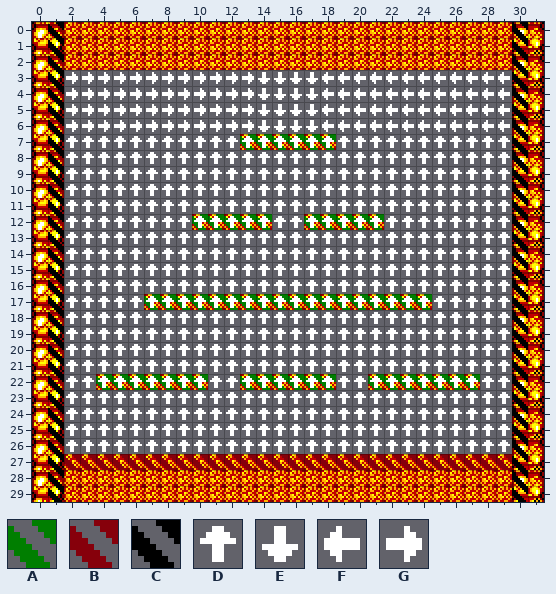
Two states of a Tiled map, BubbleBobble/TiledData/Levels/Lvl2.tmx. Above is the file before it was changed.
Cells are 8x8 px. Shown: x 0..31, y 0..29.
Key: from "Collisions": A 0, B 1, C 2; from "Directions": D 0, E 1, F 2, G 3.
_ is an empty cell.
Layers that did not change in this view are not listed.
Layer "CollisionLayer" before, first column x 0:
 0 _C____________________________C_
 1 _C____________________________C_
 2 _C____________________________C_
 3 _C____________________________C_
 4 _C____________________________C_
 5 _C____________________________C_
 6 _C____________________________C_
 7 _C___________AAAAAA___________C_
 8 _C____________________________C_
 9 _C____________________________C_
10 _C____________________________C_
11 _C____________________________C_
12 _C________AAAAA__AAAAA________C_
13 _C____________________________C_
14 _C____________________________C_
15 _C____________________________C_
16 _C____________________________C_
17 _C_____AAAAAAAAAAAAAAAAAA_____C_
18 _C____________________________C_
19 _C____________________________C_
20 _C____________________________C_
21 _C____________________________C_
22 _C__AAAAAAA__AAAAAA__AAAAAAA__C_
23 _C____________________________C_
24 _C____________________________C_
25 _C____________________________C_
26 _C____________________________C_
27 _CBBBBBBBBBBBBBBBBBBBBBBBBBBBBC_
28 _C____________________________C_
29 _C____________________________C_
Layer "DirectionalLayer" before, first column x 0:
 0 ________________________________
 1 ________________________________
 2 ________________________________
 3 __GGGGGGGGGGGGEEEEFFFFFFFFFFFF__
 4 __GGGGGGGGGGGGEEEEFFFFFFFFFFFF__
 5 __GGGGGGGGGGGGEEEEFFFFFFFFFFFF__
 6 __GGGGGGGGGGGGEEEEFFFFFFFFFFFF__
 7 __DDDDDDDDDDDDDDDDDDDDDDDDDDDD__
 8 __DDDDDDDDDDDDDDDDDDDDDDDDDDDD__
 9 __DDDDDDDDDDDDDDDDDDDDDDDDDDDD__
10 __DDDDDDDDDDDDDDDDDDDDDDDDDDDD__
11 __DDDDDDDDDDDDDDDDDDDDDDDDDDDD__
12 __DDDDDDDDDDDDDDDDDDDDDDDDDDDD__
13 __DDDDDDDDDDDDDDDDDDDDDDDDDDDD__
14 __DDDDDDDDDDDDDDDDDDDDDDDDDDDD__
15 __DDDDDDDDDDDDDDDDDDDDDDDDDDDD__
16 __DDDDDDDDDDDDDDDDDDDDDDDDDDDD__
17 __DDDDDDDDDDDDDDDDDDDDDDDDDDDD__
18 __DDDDDDDDDDDDDDDDDDDDDDDDDDDD__
19 __DDDDDDDDDDDDDDDDDDDDDDDDDDDD__
20 __DDDDDDDDDDDDDDDDDDDDDDDDDDDD__
21 __DDDDDDDDDDDDDDDDDDDDDDDDDDDD__
22 __DDDDDDDDDDDDDDDDDDDDDDDDDDDD__
23 __DDDDDDDDDDDDDDDDDDDDDDDDDDDD__
24 __DDDDDDDDDDDDDDDDDDDDDDDDDDDD__
25 __DDDDDDDDDDDDDDDDDDDDDDDDDDDD__
26 __DDDDDDDDDDDDDDDDDDDDDDDDDDDD__
27 ________________________________
28 ________________________________
29 ________________________________
After:
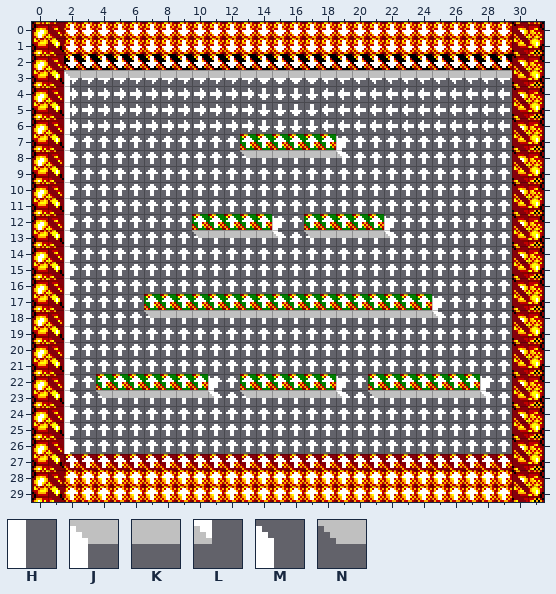
Further tiles: from "MapShadowsTileSet": H 0, J 1, K 2, L 3, M 4, N 5.
Tiles of an added or newly shown layer are drawn over the layers below it.
The exact change:
Changed rows in their new state; . is an unchanged cell.
Layer "CollisionLayer":
first column x 1:
 0 B............................B
 1 B............................B
 2 BCCCCCCCCCCCCCCCCCCCCCCCCCCCCB
 3 B............................B
 4 B............................B
 5 B............................B
 6 B............................B
 7 B............................B
 8 B............................B
 9 B............................B
10 B............................B
11 B............................B
12 B............................B
13 B............................B
14 B............................B
15 B............................B
16 B............................B
17 B............................B
18 B............................B
19 B............................B
20 B............................B
21 B............................B
22 B............................B
23 B............................B
24 B............................B
25 B............................B
26 B............................B
27 B............................B
28 B............................B
29 B............................B
Layer "DirectionalLayer":
first column x 2:
 0 EEEEEEEEEEEEEEEEEEEEEEEEEEEE
 1 EEEEEEEEEEEEEEEEEEEEEEEEEEEE
 2 EEEEEEEEEEEEEEEEEEEEEEEEEEEE
first column x 2:
27 DDDDDDDDDDDDDDDDDDDDDDDDDDDD
28 DDDDDDDDDDDDDDDDDDDDDDDDDDDD
29 DDDDDDDDDDDDDDDDDDDDDDDDDDDD
Layer "ShadowLayer" (added):
first column x 2:
 3 JKKKKKKKKKKKKKKKKKKKKKKKKKKK
 4 H...........................
 5 H...........................
 6 H...........................
 7 H................M..........
 8 H..........NKKKKKL..........
 9 H...........................
10 H...........................
11 H...........................
12 H............M......M.......
13 H.......NKKKKL.NKKKKL.......
14 H...........................
15 H...........................
16 H...........................
17 H......................M....
18 H....NKKKKKKKKKKKKKKKKKL....
19 H...........................
20 H...........................
21 H...........................
22 H........M.......M........M.
23 H.NKKKKKKL.NKKKKKL.NKKKKKKL.
24 H...........................
25 H...........................
26 H...........................
Pixel boxes of the changes (left, top, right, bottom) in both pictures:
changed: (48, 22, 528, 502)
